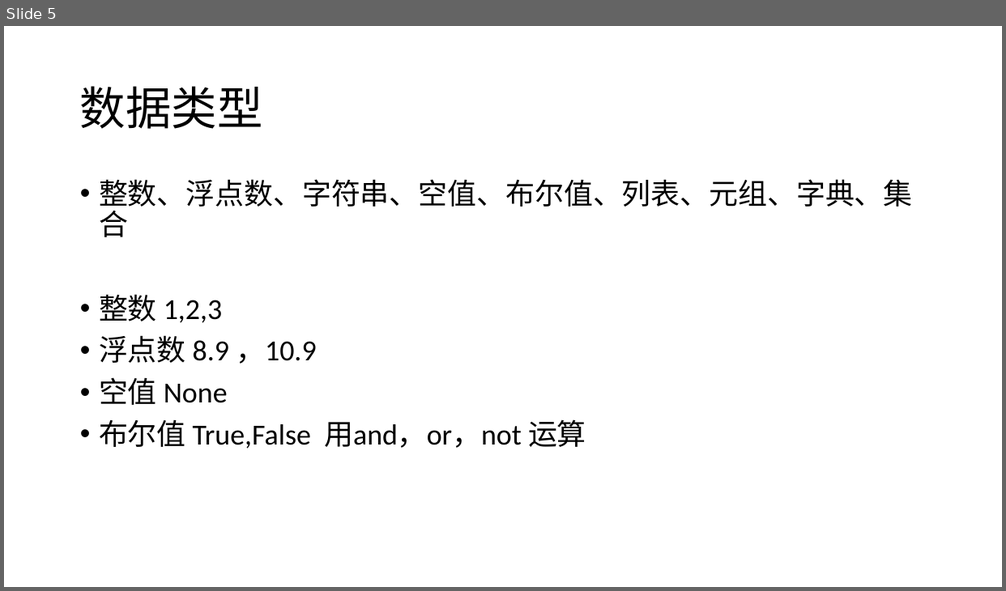
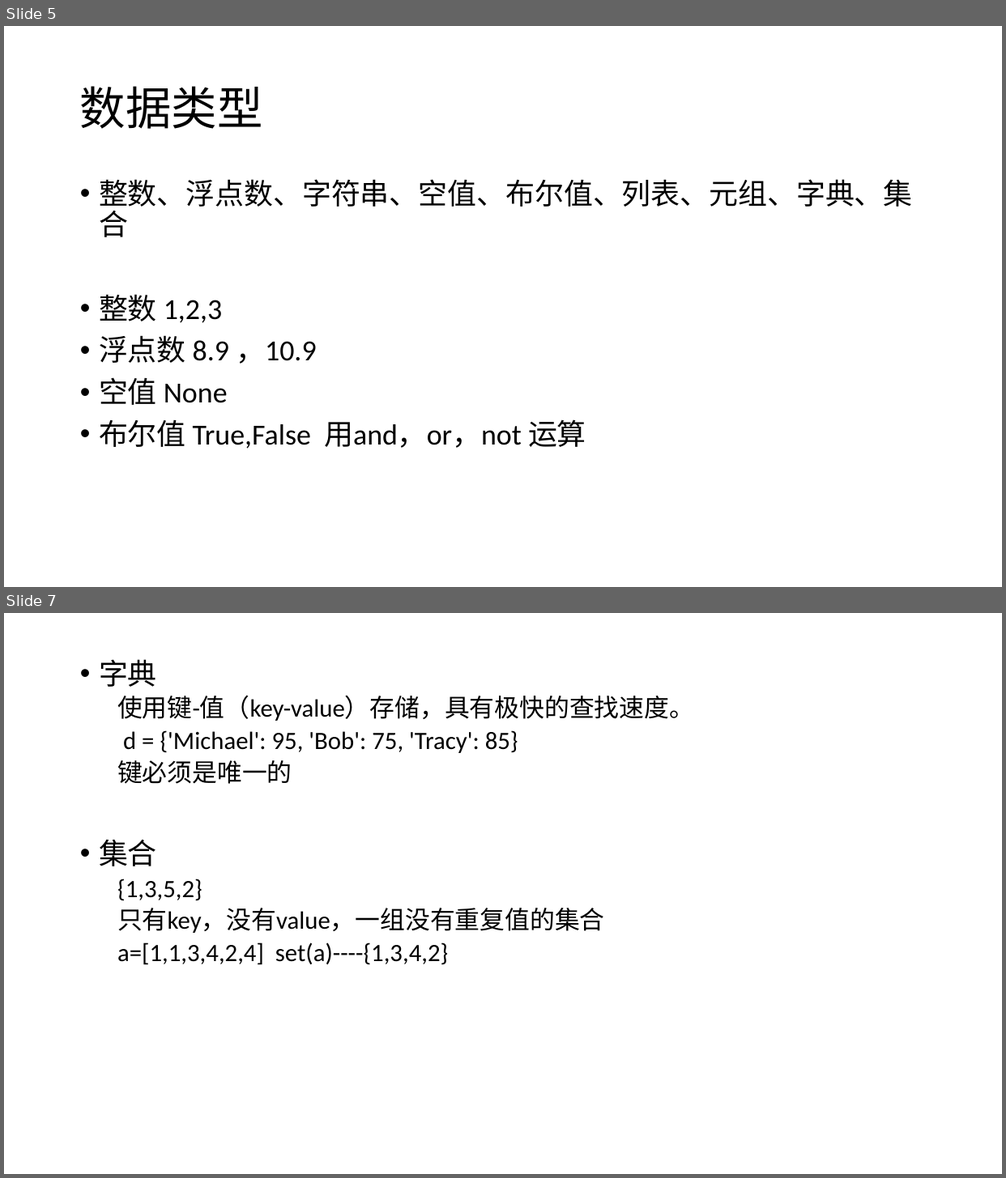
Before and after one commit to zyfjfj/pythonLearn, a slide deck: 基础知识.pptx. Shown one above the other, each under a label of ours: slide 5 before the commit, slides 5 and 7 after it; the slides between them are not shown. The pictures are 1006x591 and 1006x1178 pixels, drawn with LibreOffice and Linux fonts; fonts in the diff are those of the drawing. Boxes give left, top, right and bottom in pixels: in the first picture for what was removed or moved away, otherwise in the second. Text is boxed around its words. In the diff, an @@ line names an element or a change of style, - is before the commit and + after.

```diff
--- a/基础知识.pptx
+++ b/基础知识.pptx
@@ slide 7 added at bbox=[4, 613, 1002, 1174], background #FFFFFF @@
@@ text added at bbox=[99, 659, 694, 965], 24 pt, text #000000 @@
+• 字典
+  使用键-值（key-value）存储，具有极快的查找速度。
+  d = {'Michael': 95, 'Bob': 75, 'Tracy': 85}
+  键必须是唯一的
+• 集合
+  {1,3,5,2}
+  只有key，没有value，一组没有重复值的集合
+  a=[1,1,3,4,2,4] set(a)----{1,3,4,2}
```
Also in this commit, not shown: 1 slide changed, 1 other slide added.
